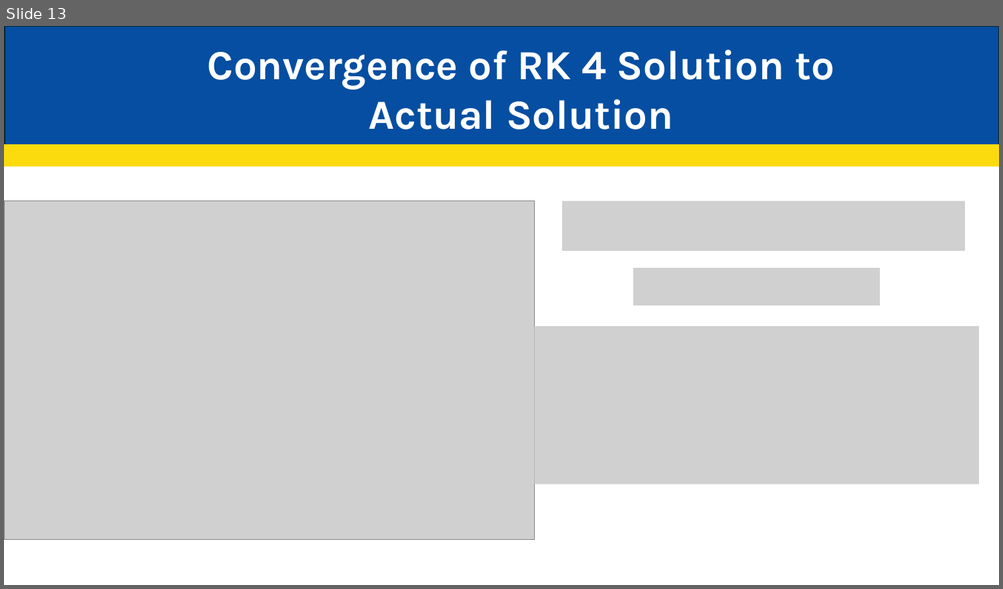
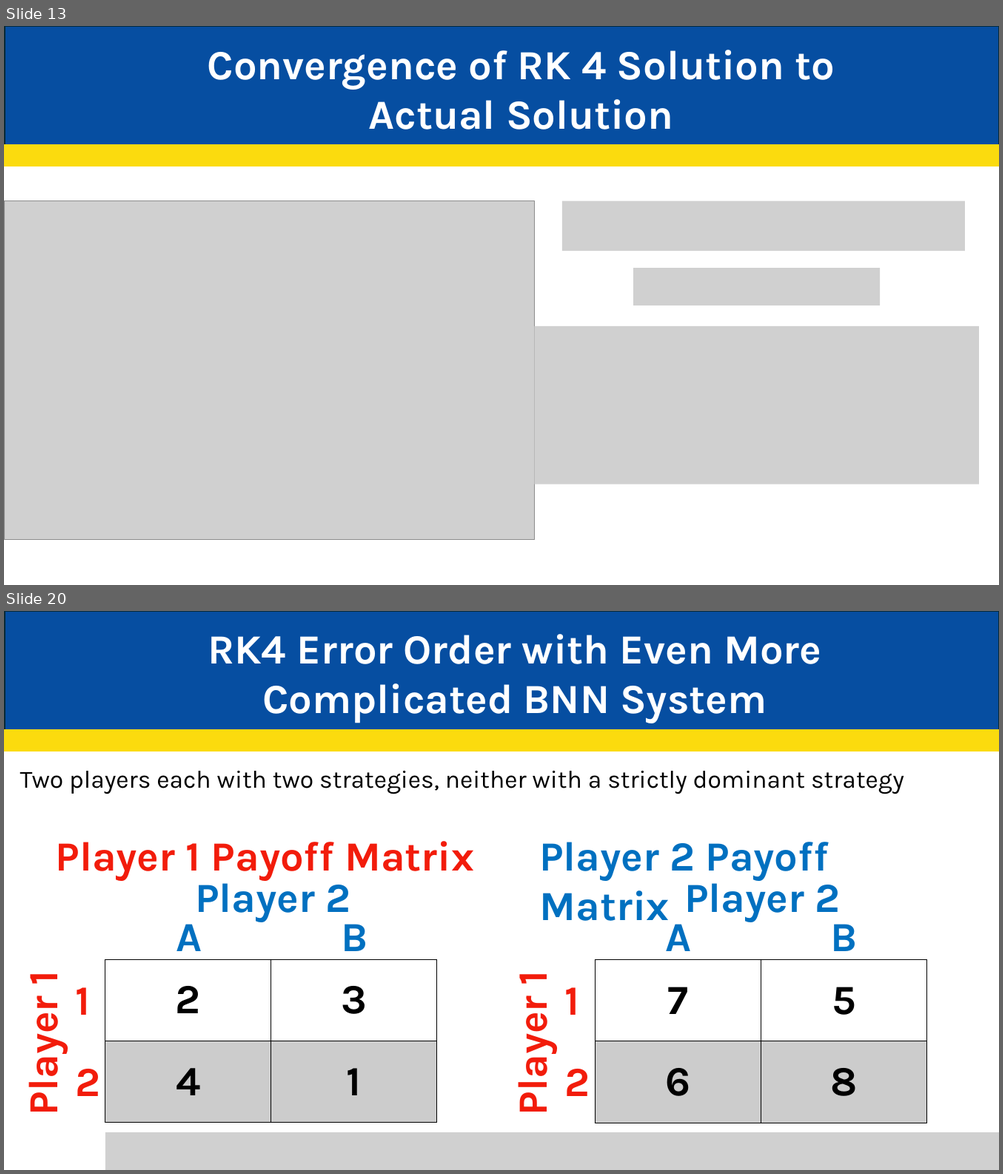
Before and after one commit to JakeCisc210/Candidacy, a slide deck: Reading Course/Presentations/Game Theory Nine.pptx. Shown one above the other, each under a label of ours: slide 13 before the commit, slides 13 and 20 after it; the slides between them are not shown. The pictures are 1003x589 and 1003x1174 pixels, drawn with LibreOffice and Linux fonts; fonts in the diff are those of the drawing; grey boxes stand for pictures. Boxes give left, top, right and bottom in pixels: in the first picture for what was removed or moved away, otherwise in the second. Text is boxed around its words. In the diff, an @@ line names an element or a change of style, - is before the commit and + after.

```diff
--- a/Reading Course/Presentations/Game Theory Nine.pptx
+++ b/Reading Course/Presentations/Game Theory Nine.pptx
@@ slide 20 added at (4,611,999,1170), background #FFFFFF @@
@@ rectangle added at (5,611,999,730), fill #064EA1, outline #092A39 1.5 pt @@
@@ text added at (208,634,821,723), 40 pt, text #FFFFFF, bold @@
+RK4 Error Order with Even More Complicated BNN System
@@ rectangle added at (4,730,999,751), fill #FBDB0E, outline #FBDB0E 1.5 pt @@
@@ text added at (20,771,904,795), 24 pt, text #000000 @@
+Two players each with two strategies, neither with a strictly dominant strategy
@@ text added at (56,841,474,881), 40 pt, text #F21C0B, bold @@
+Player 1 Payoff Matrix
@@ text added at (539,842,828,921), 40 pt, text #0070C0, bold @@
+Player 2 Payoff Matrix
@@ text added at (195,875,350,923), 40 pt, text #0070C0, bold @@
+Player 2
@@ text added at (684,875,840,923), 40 pt, text #0070C0, bold @@
+Player 2
@@ text added at (666,917,691,960), 40 pt, text #0070C0, bold @@
+A
@@ text added at (176,924,202,960), 40 pt, text #0070C0, bold @@
+A
@@ text added at (341,924,367,960), 40 pt, text #0070C0, bold @@
+B
@@ text added at (830,924,856,960), 40 pt, text #0070C0, bold @@
+B
@@ table added at (105,960,437,1124), 2 rows, 2 columns @@
+2 | 3
+4 | 1
@@ table added at (595,960,926,1124), 2 rows, 2 columns @@
+7 | 5
+6 | 8
@@ text added at (15,974,69,1112), 40 pt, text #F21C0B, bold @@
+Player 1
@@ text added at (75,988,90,1015), 40 pt, text #F21C0B, bold @@
+1
@@ text added at (504,974,558,1112), 40 pt, text #F21C0B, bold @@
+Player 1
@@ text added at (564,988,579,1015), 40 pt, text #F21C0B, bold @@
+1
@@ text added at (75,1069,100,1096), 40 pt, text #F21C0B, bold @@
+2
@@ text added at (564,1069,589,1096), 40 pt, text #F21C0B, bold @@
+2
@@ picture added at (105,1133,999,1170) @@
```
Also in this commit, not shown: 2 slides changed, 11 other slides added, 5 other files.
